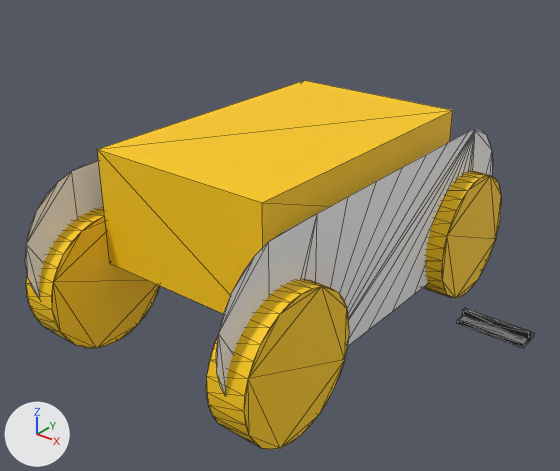
Renders of the glTF model pr-preview/pr-20/public/assets/bulldozer_components.glb from each side of a commit.
Camera for both pictures: a 50 mm lens placed at (5.77, -7.37, 4.79), pointed at (0.37, -0.62, 0.61). The axes (+X, +Y, +Z) are drawn at lower left. The lights are the same throughout. Mesh edges are drawn as thin lines. Where no turn or scale is listed for an object, it has been applied to the vertices. Vertices at the same position are counted once.

Objects in the first picture: 'Asset_TrackLink', 'Asset_TrackPath_L', 'Asset_TrackPath_R', 'Bulldozer_Body'.
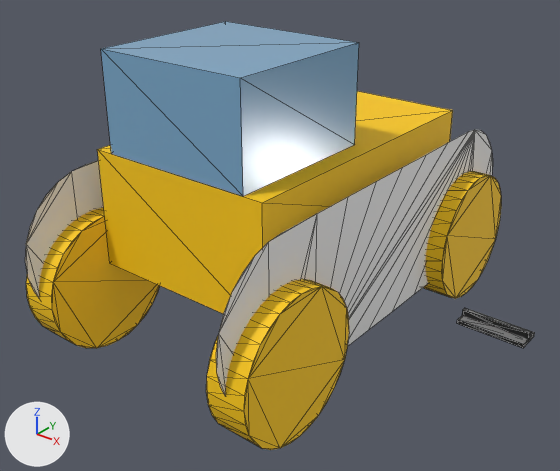
The change, as a list of edits to the scene's bpy script:
```text
Add mat_glass:
    mat_glass = principled_material('Glass')
    mat_glass.base_color = (0.2, 0.4, 0.6)  # blue #7caacb
    mat_glass.roughness = 0.2
Change me_cube_001:
    where me_cube_001.from_pydata(...)  # 264 vertices, 508 faces; spans x -1.75..1.75, y -2.9..2.9, z -1.9..0.75
    used by ob_bulldozer_body; location = (0.0, 0.0, 1.0)
    me_cube_001 part 1: a new loose piece, a box spanning x -1.0..1.0, y -2.0..0.0, z 0.75..1.95, in mat_glass (blue #7caacb)
    add me_cube_001.materials.append(mat_glass)  # blue #7caacb
```

Location of each change, (x1, y1, x2, y2) in pixels of the pictures (560 x 471 px):
'Bulldozer_Body', reshaped (16% taller)
    before: (26, 80, 501, 450)
    after: (26, 21, 501, 450)
part 1 of me_cube_001, added (blue)
    after: (101, 21, 359, 196)
